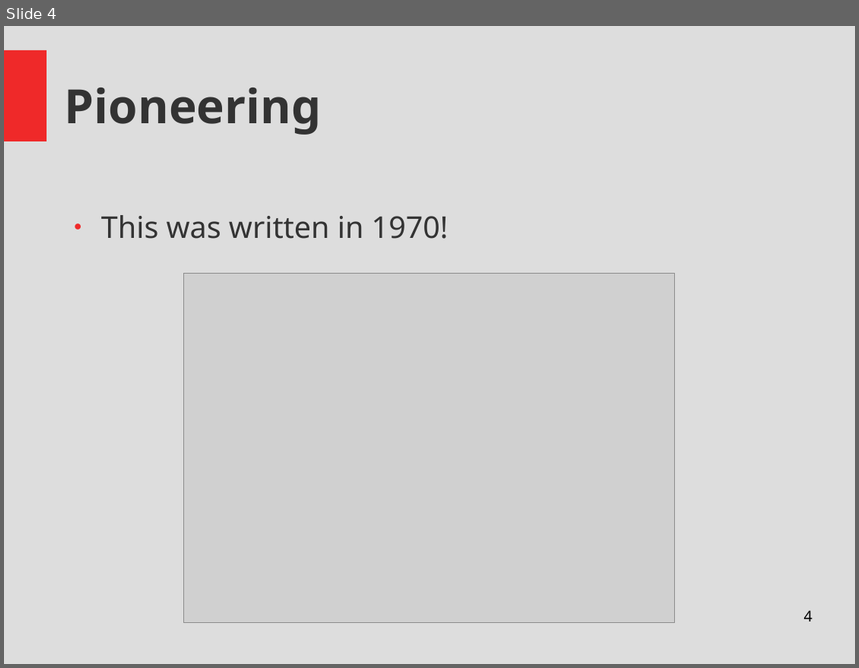
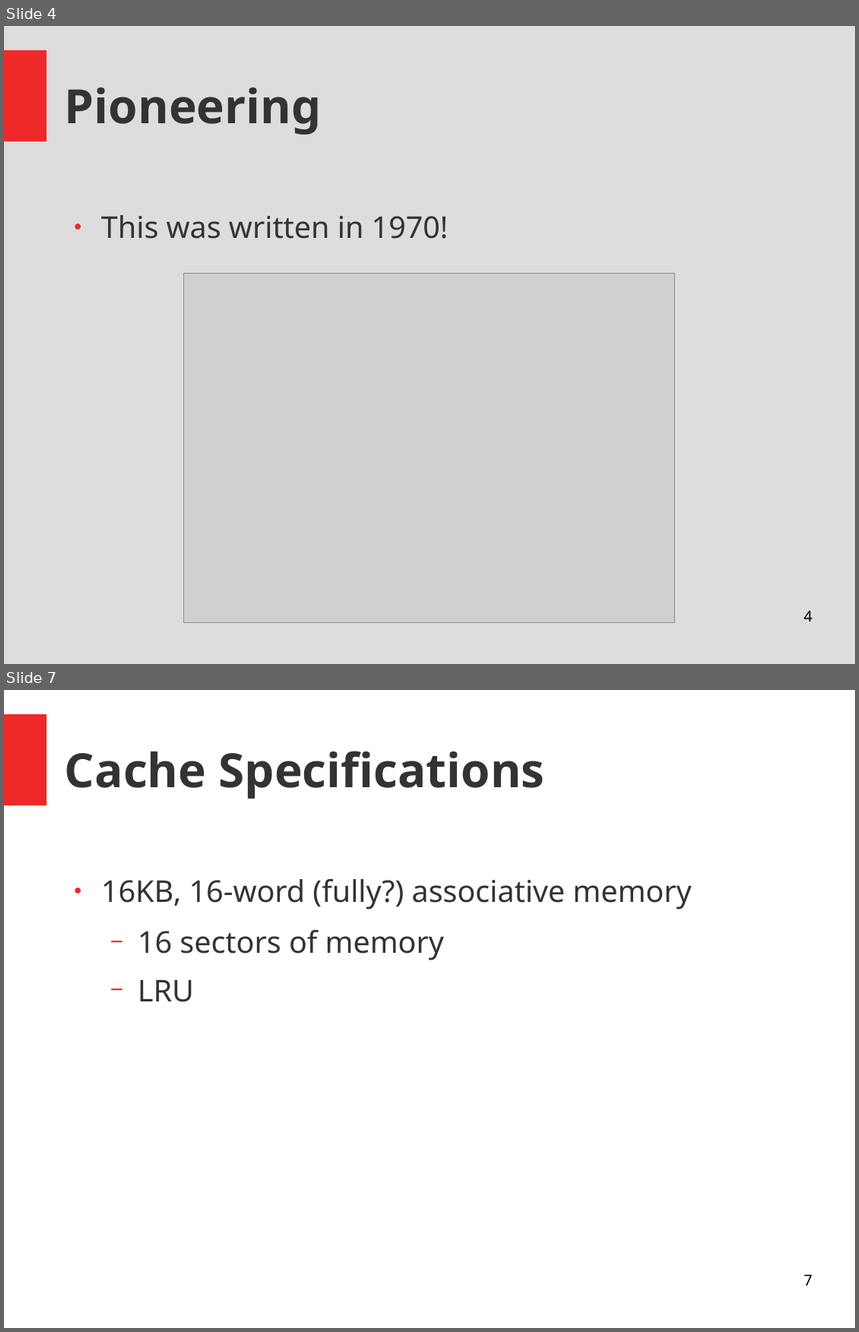
Before and after one commit to Thapep/PPS, a slide deck: inmemory/In Memory Processing Presentation.odp. Shown one above the other, each under a label of ours: slide 4 before the commit, slides 4 and 7 after it; the slides between them are not shown. The pictures are 859x668 and 859x1332 pixels, drawn with LibreOffice and Linux fonts; fonts in the diff are those of the drawing; grey boxes stand for pictures. Boxes give left, top, right and bottom in pixels: in the first picture for what was removed or moved away, otherwise in the second. Text is boxed around its words. In the diff, an @@ line names an element or a change of style, - is before the commit and + after.

```diff
--- a/inmemory/In Memory Processing Presentation.odp
+++ b/inmemory/In Memory Processing Presentation.odp
@@ slide 7 added at (x1=4, y1=690, x2=855, y2=1328), background #FFFFFF; not listed: 1 template element that a slide beside it also shows @@
@@ title added at (x1=65, y1=751, x2=545, y2=799), 44 pt, text #333333, bold @@
+Cache Specifications
@@ text added at (x1=101, y1=878, x2=692, y2=1002), 28 pt, text #333333 @@
+● 16KB, 16-word (fully?) associative memory
+  − 16 sectors of memory
+  − LRU
@@ page number added at (x1=804, y1=1275, x2=813, y2=1286), 14 pt, text #000000 @@
+7
```
Also in this commit, not shown: 6 other slides added, 1 other file.
